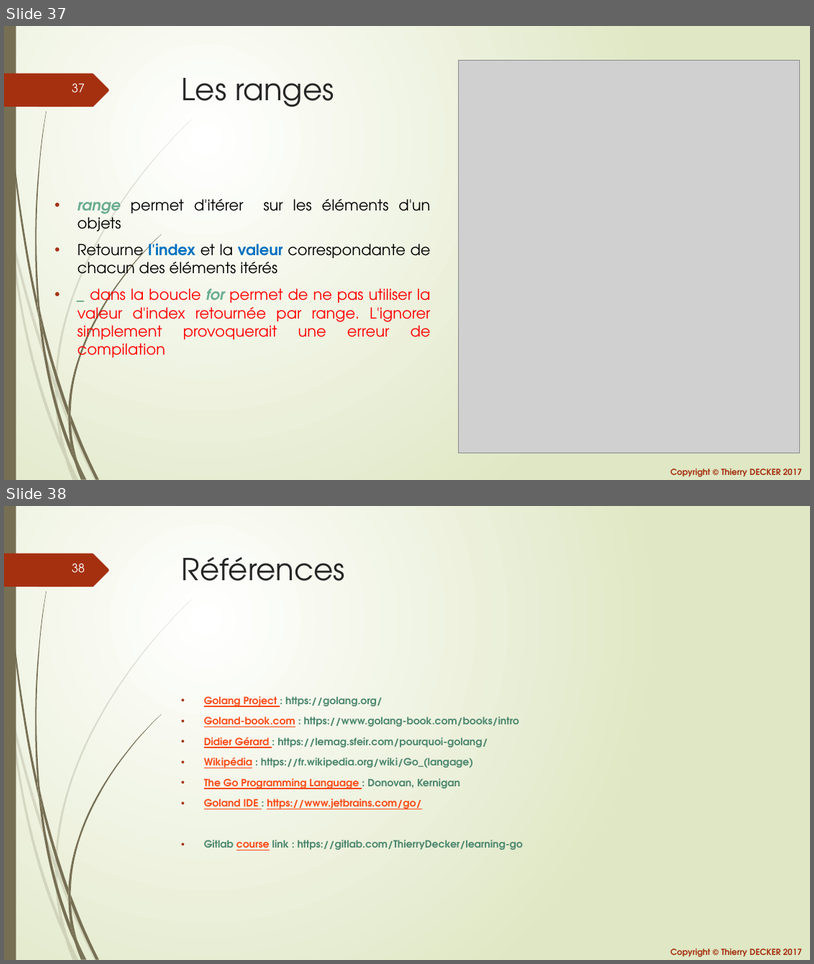
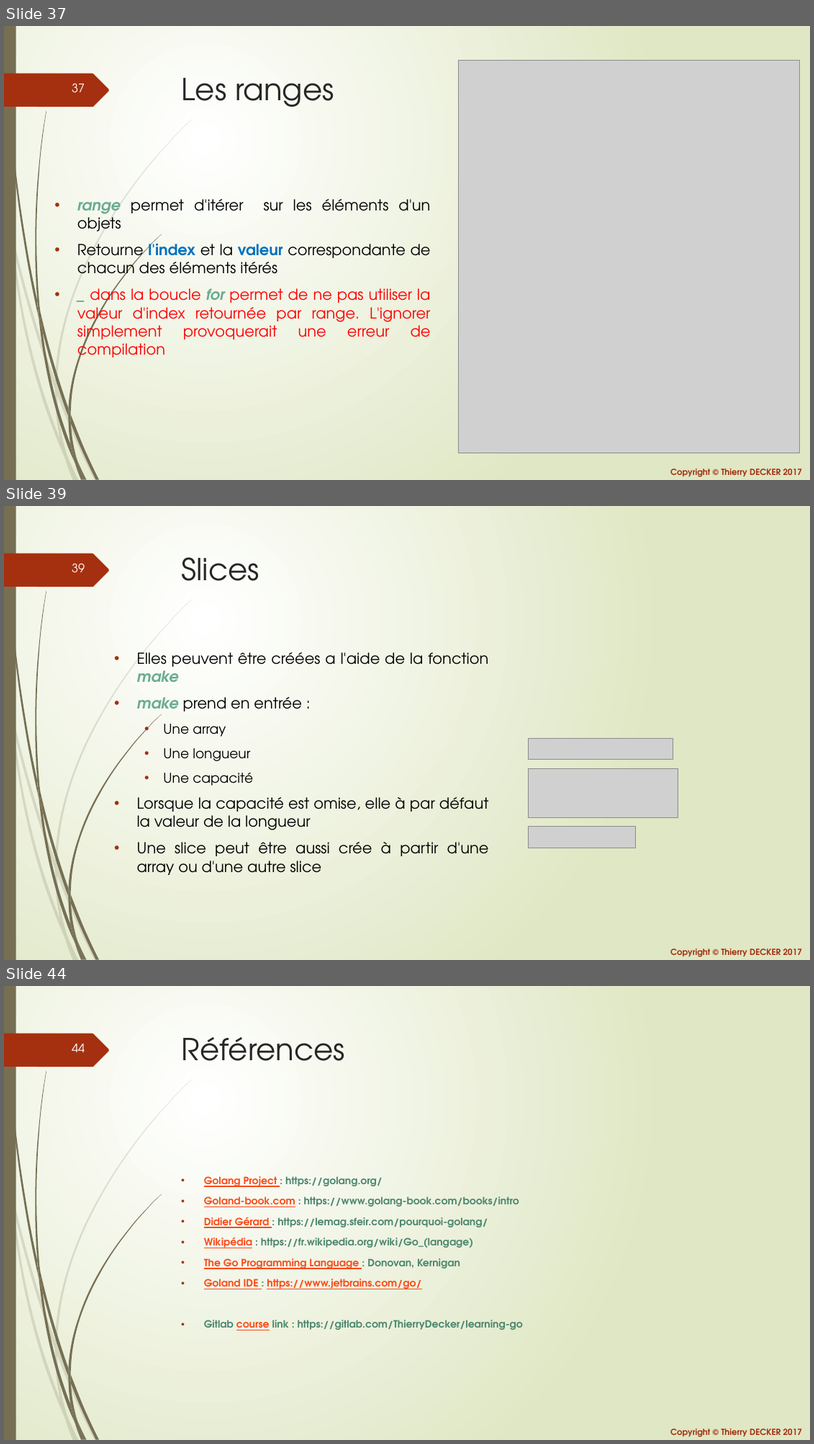
Before and after one commit to thierrydecker/learning-go, a slide deck: documentations/learning-go.pptx. Shown one above the other, each under a label of ours: slides 37 and 38 before the commit, slides 37, 39 and 44 after it; the slides between them are not shown. The pictures are 814x964 and 814x1444 pixels, drawn with LibreOffice and Linux fonts; fonts in the diff are those of the drawing; grey boxes stand for pictures. Boxes give left, top, right and bottom in pixels: in the first picture for what was removed or moved away, otherwise in the second. Text is boxed around its words. In the diff, an @@ line names an element or a change of style, - is before the commit and + after.

Commit message:
Added slices

```diff
--- a/documentations/learning-go.pptx
+++ b/documentations/learning-go.pptx
@@ slide 39 added at box(4, 506, 810, 960), background gradient #FFFFFF to #DFE8C4; not listed: 26 template elements that a slide beside it also shows @@
@@ title added at box(182, 557, 260, 581), 36 pt, text #262626 @@
+Slices
@@ text added at box(137, 652, 489, 875), 18 pt, text #000000 @@
+• Elles peuvent être créées a l'aide de la fonction make
+• make prend en entrée :
+  • Une array
+  • Une longueur
+  • Une capacité
+• Lorsque la capacité est omise, elle à par défaut la valeur de la longueur
+• Une slice peut être aussi crée à partir d'une array ou d'une autre slice
@@ picture added at box(528, 739, 674, 759) @@
@@ picture added at box(528, 769, 679, 818) @@
@@ picture added at box(528, 826, 635, 847) @@
@@ what was slide 38 is now slide 44 @@
@@ page number at box(72, 1044, 85, 1052): text changed @@
-38
+44
```
Also in this commit, not shown: 5 other slides added, 2 other files.
